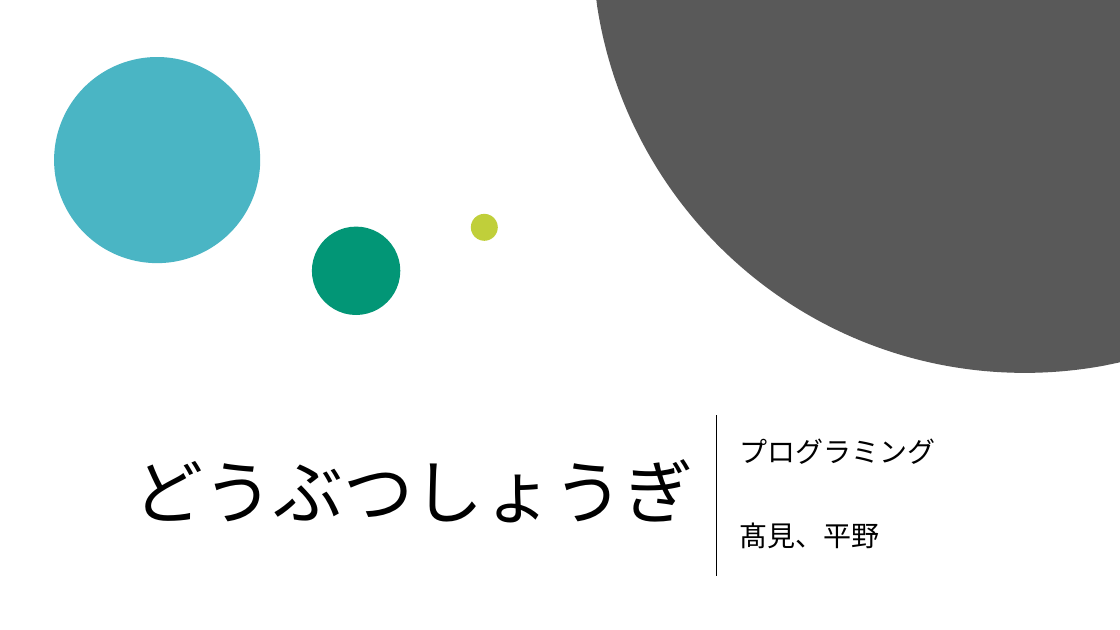
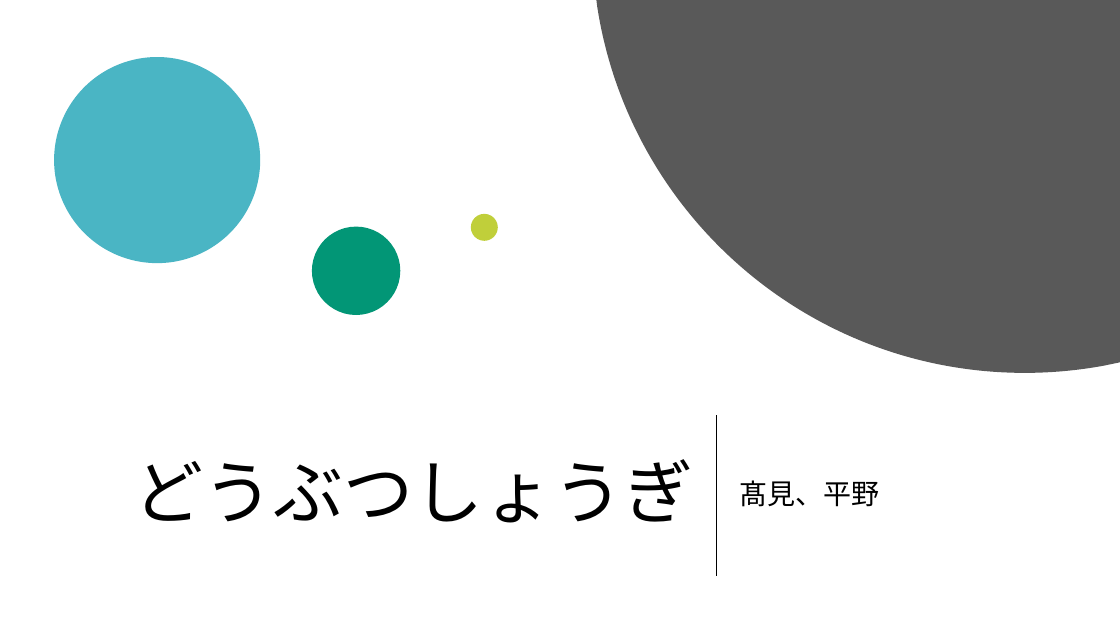
Before and after one commit to koheix/4EProgramming2019, a slide deck: slide 1 of presen.pptx. Drawn at 1120x630 pixels with LibreOffice and Linux fonts; fonts in the diff are those of the drawing. Boxes give left, top, right and bottom in pixels: in the first picture for what was removed or moved away, otherwise in the second. Text is boxed around its words. In the diff, an @@ line names an element or a change of style, - is before the commit and + after.

```diff
--- a/presen.pptx
+++ b/presen.pptx
@@ subtitle at bbox=[740, 438, 936, 464]: paragraph removed @@
-プログラミング
```
Also in this commit, not shown: 3 other slides changed, 2 other files.
